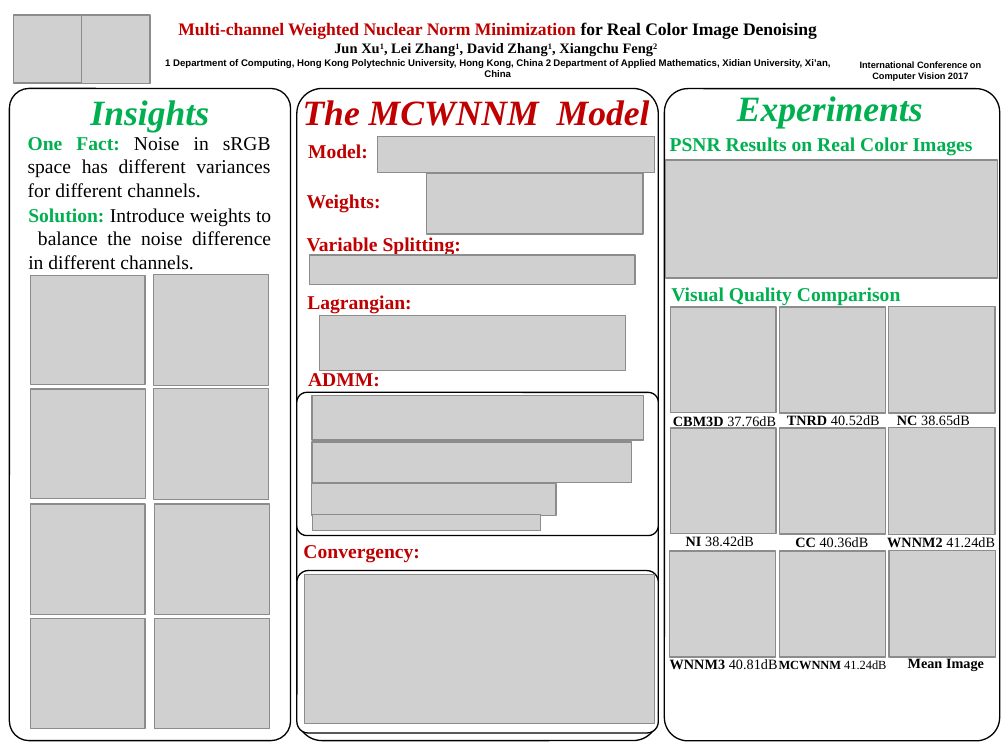
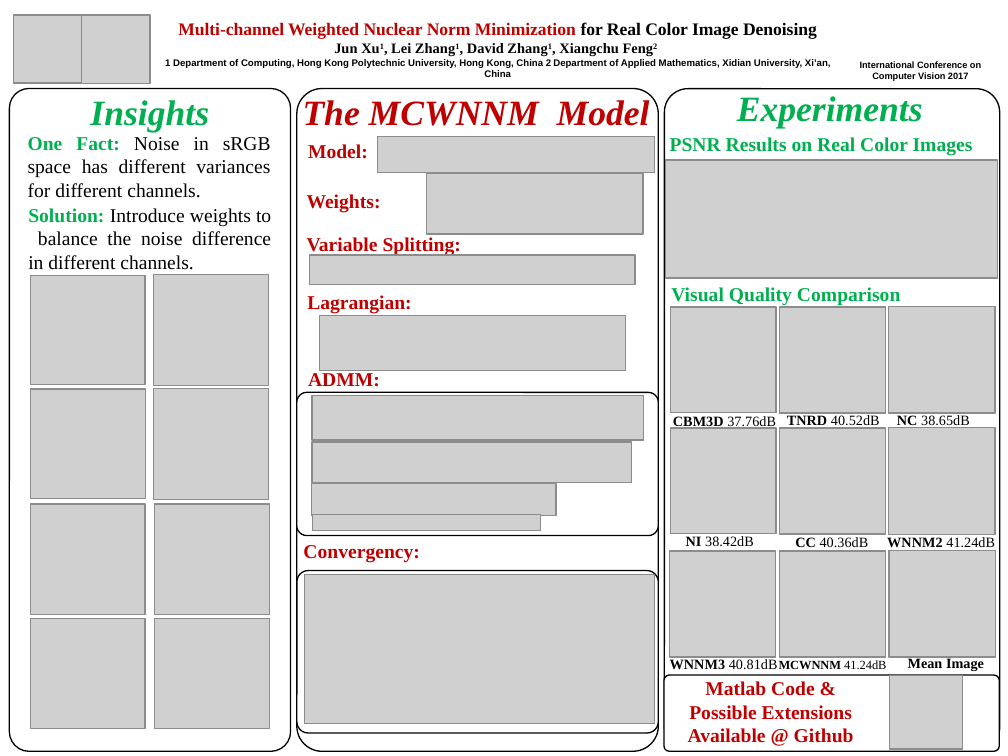
Before and after one commit to csjunxu/ICCV2017_PAPER1, a slide deck: slide 1 of iccv17_poster_template.pptx. Drawn at 1008x756 pixels with LibreOffice and Linux fonts; fonts in the diff are those of the drawing; grey boxes stand for pictures; background and template pictures are left out. Boxes give left, top, right and bottom in pixels: in the first picture for what was removed or moved away, otherwise in the second. Text is boxed around its words. In the diff, an @@ line names an element or a change of style, - is before the commit and + after.

```diff
--- a/iccv17_poster_template.pptx
+++ b/iccv17_poster_template.pptx
@@ rounded rectangle: place and size @@
-rounded rectangle at (9, 88, 291, 742)
+rounded rectangle at (9, 88, 291, 752)
@@ rounded rectangle: place and size @@
-rounded rectangle at (297, 88, 658, 742)
+rounded rectangle at (297, 88, 658, 752)
@@ rounded rectangle: place and size @@
-rounded rectangle at (665, 88, 1000, 742)
+rounded rectangle at (665, 88, 1000, 752)
@@ rounded rectangle added at (665, 675, 1000, 752), fill #FFFFFF, outline #000000 0.75 pt @@
@@ text added at (688, 681, 854, 743), 11 pt, text #C00000, bold @@
+Matlab Code & Possible Extensions
+Available @ Github
@@ picture added at (890, 676, 963, 749) @@
```
Also in this commit, not shown: 1 other file.
